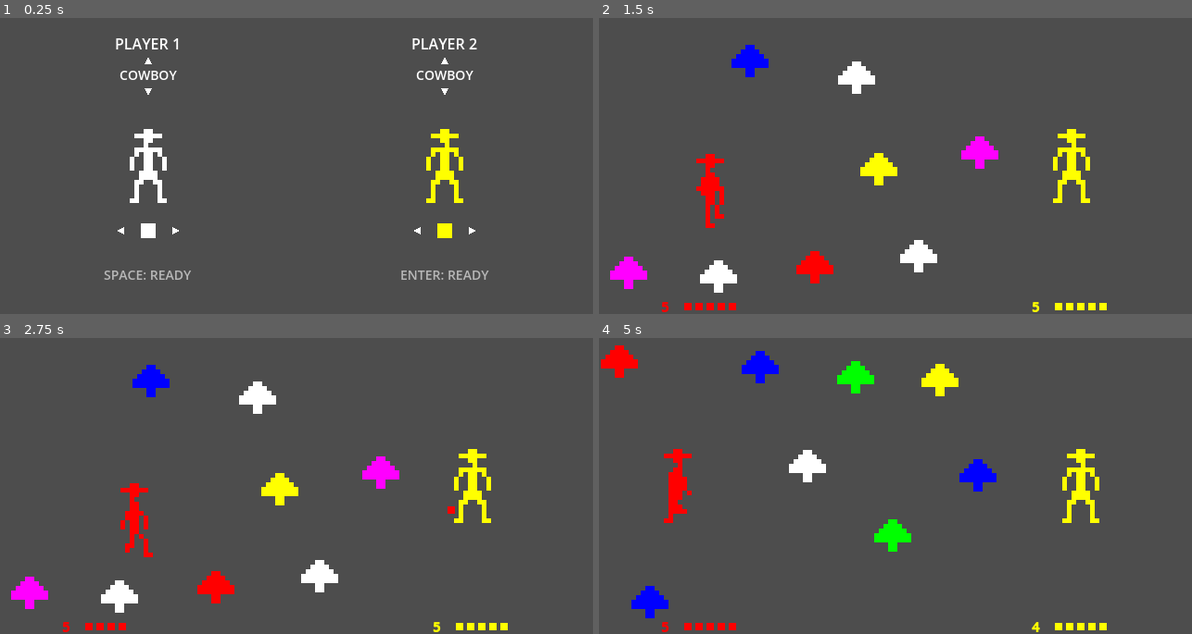
Above: before the commit, frames 1-4 (two rows, left to right).
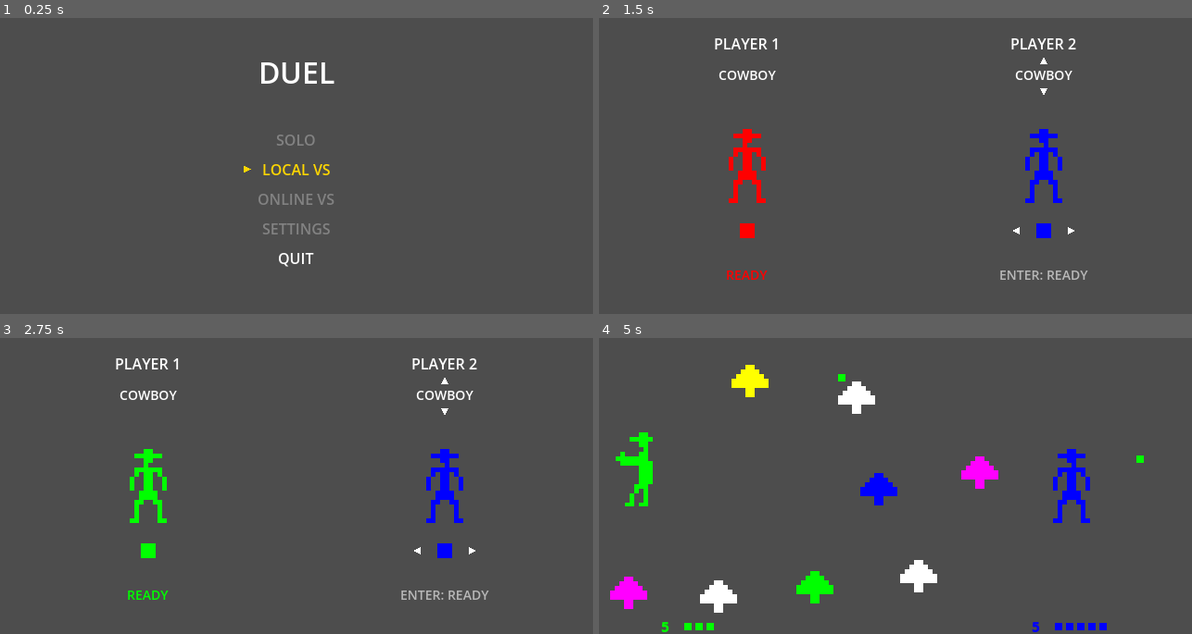
Above: after the commit, the same moments.

Repository: cristalcorp/duel
Game: Godot game, scene res://Scenes/main_menu.tscn
The game is run twice, just before and just after one commit, with the same random seed, the same clock (stepped at 60 frames per second) and the same inputs. Before the commit the project starts from res://Scenes/menu.tscn.
Inputs:
- Up to frame 1 (0.25 s): no input
- Up to frame 2 (1.5 s): tap Enter (shoot_p2) at 0.5 s; hold D (move_right) 0.53-1.28 s; hold Space (shoot) 0.53-1.28 s; tap R (restart) at 1.25 s; hold S (move_down) from 1.28 s (still down); tap Left (move_left_p2) at 1.35 s
- Up to frame 3 (2.75 s): tap Space (shoot) at 1.55 s; release S (move_down) at 2.03 s; hold D (move_right) from 2.03 s (still down); hold Space (shoot) from 2.03 s (still down)
- Up to frame 4 (5 s): release D (move_right) at 2.78 s; release Space (shoot) at 2.78 s; hold W (move_up) 2.78-3.53 s; tap Enter (shoot_p2) at 2.85 s; tap Space (shoot) at 3.05, 4.55 s; hold Space (shoot) 3.53-4.28 s; hold A (move_left) from 3.53 s (still down); tap M (menu) at 4.15 s; tap Left (move_left_p2) at 4.35 s; tap R (restart) at 4.9 s

The runs differ from the first frame. In frame 1, 4.0% of the frame differs, in the area x 17-83%, y 6-89%; in frame 2, 7.4%; in frame 3, 7.2%; in frame 4, 8.5%, in the area x 0-92%, y 2-100%.

Commit message:
Add a main menu before character selection
SOLO, LOCAL VS, ONLINE VS, SETTINGS and QUIT; entries not ready yet are
greyed and skipped by the cursor. Escape on the selection screen goes
back to the main menu.

Co-Authored-By: Claude Opus 5.5 <noreply@anthropic.com>

Diff:
--- /dev/null
+++ b/Scenes/main_menu.gd
@@ -0,0 +1,98 @@
+extends Node2D
+
+## Main menu: SOLO, LOCAL VS, ONLINE VS, SETTINGS, QUIT. Either player moves the
+## cursor and validates with their shoot key. Rules: "Menu principal" table.
+
+const SELECTION_SCENE: String = "res://Scenes/menu.tscn"
+const PLAYER_SUFFIXES: Array[String] = ["", "_p2"]
+## Entries in display order; disabled ones are greyed and skipped by the cursor.
+const ENTRIES: Array[Dictionary] = [
+	{"label": "SOLO", "action": "", "enabled": false},
+	{"label": "LOCAL VS", "action": "local_vs", "enabled": true},
+	{"label": "ONLINE VS", "action": "", "enabled": false},
+	{"label": "SETTINGS", "action": "", "enabled": false},
+	{"label": "QUIT", "action": "quit", "enabled": true},
+]
+const TITLE_Y: float = 36.0
+const FIRST_ENTRY_Y: float = 120.0
+const ENTRY_STEP: float = 32.0
+const ENTRY_FONT_SIZE: int = 16
+const CURSOR_SIZE: float = 8.0
+const CURSOR_GAP: float = 16.0
+const SELECTED_COLOR := Color(1.0, 0.84, 0.0)
+const ENABLED_COLOR := Color.WHITE
+const DISABLED_COLOR := Color(1, 1, 1, 0.3)
+
+## Index in ENTRIES of the entry under the cursor.
+static var selected: int = 1
+var labels: Array[Label] = []
+var cursor: Polygon2D
+
+
+func _ready() -> void:
+	var width: float = get_viewport_rect().size.x
+	var title := make_label("DUEL", 32, width)
+	title.position.y = TITLE_Y
+	for i in ENTRIES.size():
+		var label := make_label(ENTRIES[i]["label"], ENTRY_FONT_SIZE, width)
+		label.position.y = FIRST_ENTRY_Y + i * ENTRY_STEP
+		labels.append(label)
+	cursor = Polygon2D.new()
+	var half: float = CURSOR_SIZE / 2.0
+	cursor.polygon = PackedVector2Array([Vector2(half, 0), Vector2(-half, -half), Vector2(-half, half)])
+	cursor.color = SELECTED_COLOR
+	add_child(cursor)
+	refresh()
+
+func make_label(text: String, font_size: int, width: float) -> Label:
+	var label := Label.new()
+	label.text = text
+	label.add_theme_font_size_override("font_size", font_size)
+	label.horizontal_alignment = HORIZONTAL_ALIGNMENT_CENTER
+	label.size = Vector2(width, font_size + 6)
+	add_child(label)
+	return label
+
+func _unhandled_input(event: InputEvent) -> void:
+	if event.is_echo():
+		return
+	for suffix in PLAYER_SUFFIXES:
+		if event.is_action_pressed("move_up" + suffix):
+			move_cursor(-1)
+		elif event.is_action_pressed("move_down" + suffix):
+			move_cursor(1)
+		elif event.is_action_pressed("shoot" + suffix):
+			activate(ENTRIES[selected]["action"])
+
+## Next enabled entry in that direction, wrapping around.
+func move_cursor(step: int) -> void:
+	var index: int = selected
+	for i in ENTRIES.size():
+		index = posmod(index + step, ENTRIES.size())
+		if ENTRIES[index]["enabled"]:
+			break
+	selected = index
+	refresh()
+
+func activate(action: String) -> void:
+	match action:
+		"local_vs":
+			get_tree().change_scene_to_file(SELECTION_SCENE)
+		"quit":
+			get_tree().quit()
+
+func refresh() -> void:
+	for i in labels.size():
+		var label: Label = labels[i]
+		if not ENTRIES[i]["enabled"]:
+			label.modulate = DISABLED_COLOR
+		elif i == selected:
+			label.modulate = SELECTED_COLOR
+		else:
+			label.modulate = ENABLED_COLOR
+	var label: Label = labels[selected]
+	var text_width: float = label.get_theme_font("font").get_string_size(
+		label.text, HORIZONTAL_ALIGNMENT_LEFT, -1, ENTRY_FONT_SIZE).x
+	cursor.position = Vector2(
+		(label.size.x - text_width) / 2.0 - CURSOR_GAP,
+		label.position.y + label.size.y / 2.0)
--- /dev/null
+++ b/Scenes/main_menu.tscn
@@ -0,0 +1,6 @@
+[gd_scene format=3]
+
+[ext_resource type="Script" path="res://Scenes/main_menu.gd" id="1_main_menu"]
+
+[node name="MainMenu" type="Node2D"]
+script = ExtResource("1_main_menu")
--- a/Scenes/menu.gd
+++ b/Scenes/menu.gd
@@ -5,6 +5,7 @@
 ## The game starts when both are ready. Rules: "Sélection des persos" table.
 
 const ARENA_SCENE: String = "res://Scenes/arena.tscn"
+const MAIN_MENU_SCENE: String = "res://Scenes/main_menu.tscn"
 const PLAYER_SUFFIXES: Array[String] = ["", "_p2"]
 const SHOOT_KEY_NAMES: Array[String] = ["SPACE", "ENTER"]
 ## Horizontal centre of each player's column.
@@ -88,6 +89,9 @@
 func _unhandled_input(event: InputEvent) -> void:
 	if starting or event.is_echo():
 		return
+	if event.is_action_pressed("back"):
+		get_tree().change_scene_to_file(MAIN_MENU_SCENE)
+		return
 	for player in 2:
 		var suffix: String = PLAYER_SUFFIXES[player]
 		if event.is_action_pressed("shoot" + suffix):
--- a/project.godot
+++ b/project.godot
@@ -11,7 +11,7 @@
 [application]
 
 config/name="Duel"
-run/main_scene="res://Scenes/menu.tscn"
+run/main_scene="res://Scenes/main_menu.tscn"
 config/features=PackedStringArray("4.7", "Forward Plus")
 config/icon="res://icon.svg"
 
@@ -95,6 +95,11 @@
 "events": [Object(InputEventKey,"resource_local_to_scene":false,"resource_name":"","device":-1,"window_id":0,"alt_press …(192 unchanged characters)…
 ]
 }
+back={
+"deadzone": 0.2,
+"events": [Object(InputEventKey,"resource_local_to_scene":false,"resource_name":"","device":-1,"window_id":0,"alt_pressed":false,"shift_pressed":false,"ctrl_pressed":false,"meta_pressed":false,"pressed":false,"keycode":0,"physical_keycode":4194305,"key_label":0,"unicode":0,"location":0,"echo":false,"script":null)
+]
+}
 
 [physics]
 
Not shown, added: Scenes/main_menu.gd.uid
